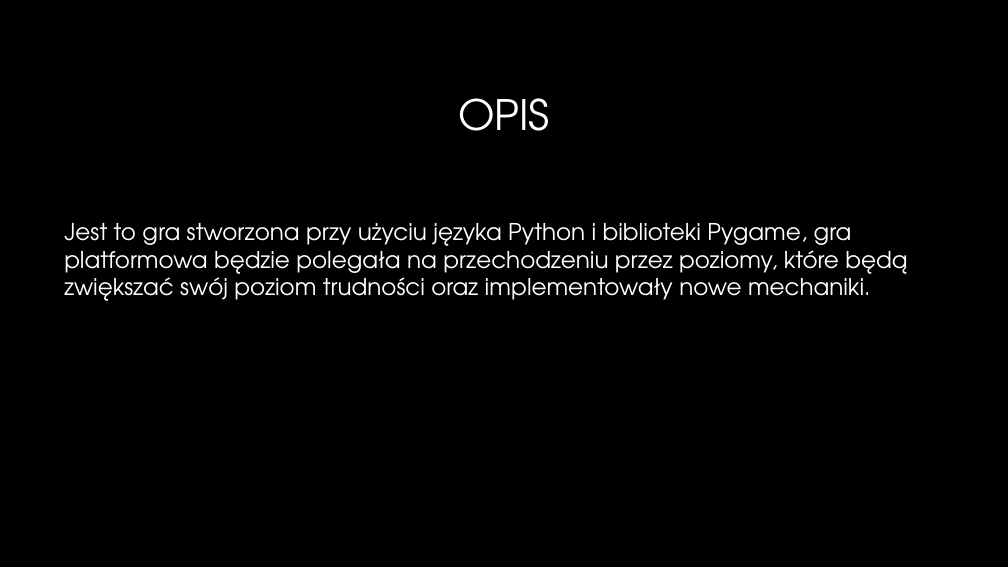
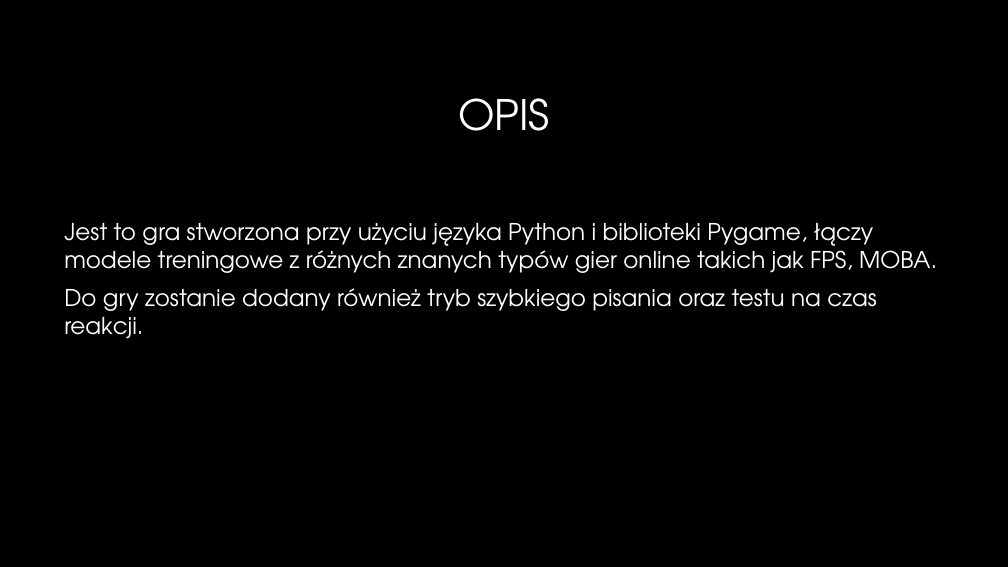
Before and after one commit to W3los/Knight-Story, a slide deck: slide 2 of Prezentacja_indywi.pptx. Drawn at 1008x567 pixels with LibreOffice and Linux fonts; fonts in the diff are those of the drawing; background and template pictures are left out. Boxes give left, top, right and bottom in pixels: in the first picture for what was removed or moved away, otherwise in the second. Text is boxed around its words. In the diff, an @@ line names an element or a change of style, - is before the commit and + after.

```diff
--- a/Prezentacja_indywi.pptx
+++ b/Prezentacja_indywi.pptx
@@ text at <box>64,223,937,339</box>: text changed @@
-Jest to gra stworzona przy użyciu języka Python i biblioteki Pygame, gra platformowa będzie polegała na przechodzeniu przez poziomy, które będą zwiększać swój poziom trudności oraz implementowały nowe mechaniki.
+Jest to gra stworzona przy użyciu języka Python i biblioteki Pygame, łączy modele treningowe z różnych znanych typów gier online takich jak FPS, MOBA.
+Do gry zostanie dodany również tryb szybkiego pisania oraz testu na czas reakcji.
```
Also in this commit, not shown: 4 other slides changed.
